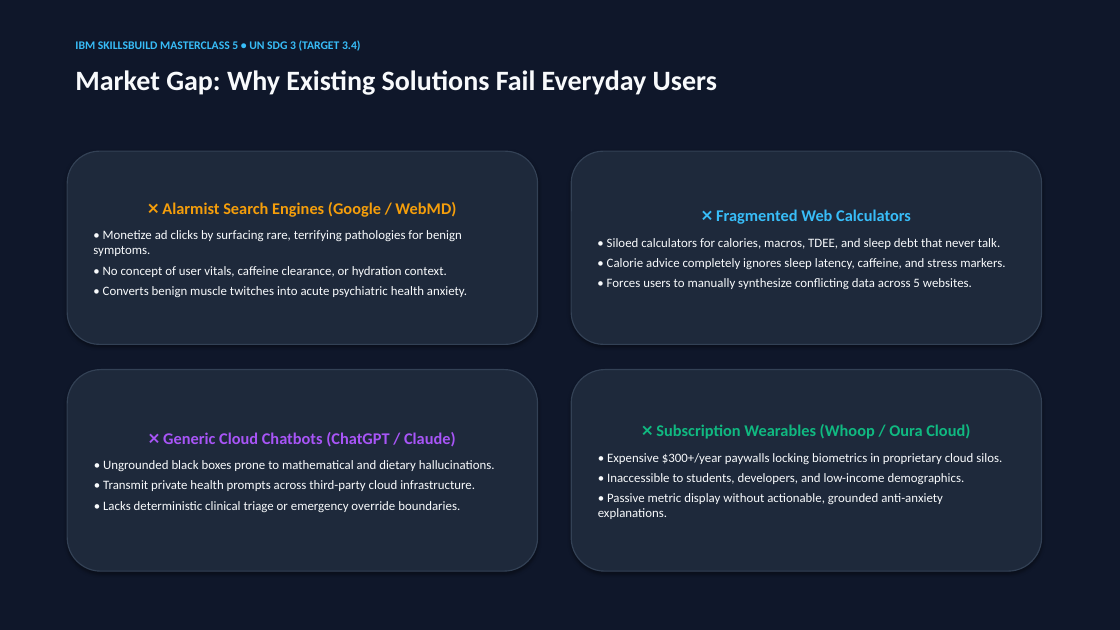
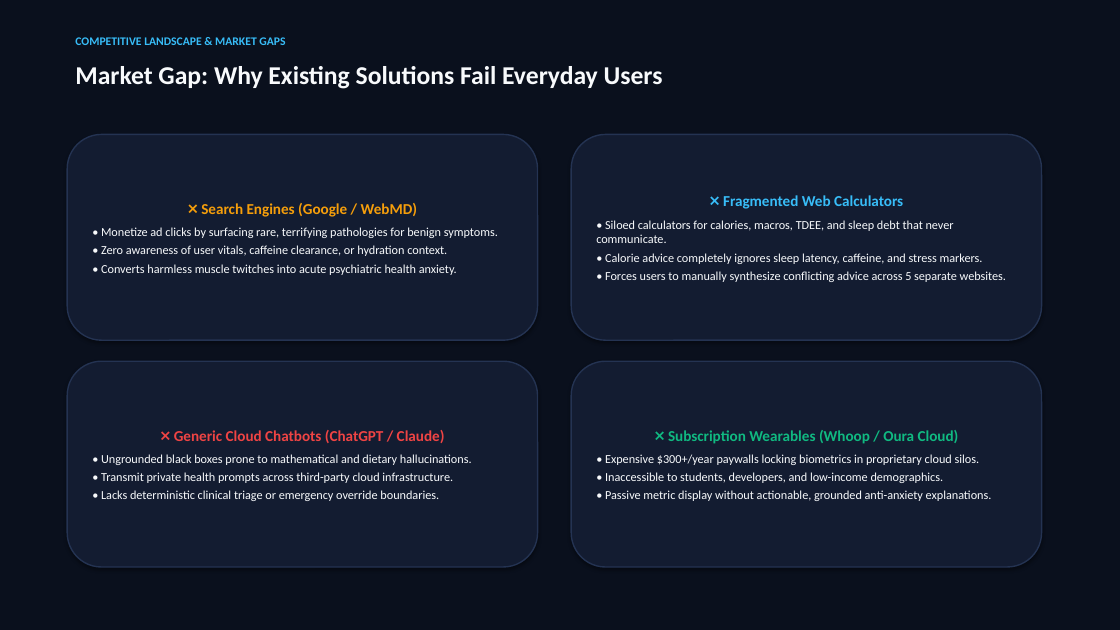
Before and after one commit to Mohammed-Salman-Hussain/VitalSync-AI, a slide deck: slide 3 of VitalSync_AI_Presentation.pptx. Drawn at 1120x630 pixels with LibreOffice and Linux fonts; fonts in the diff are those of the drawing. Boxes give left, top, right and bottom in pixels: in the first picture for what was removed or moved away, otherwise in the second. Text is boxed around its words. In the diff, an @@ line names an element or a change of style, - is before the commit and + after.

```diff
--- a/VitalSync_AI_Presentation.pptx
+++ b/VitalSync_AI_Presentation.pptx
@@ background #0F172A to #0A101D @@
@@ text "Market Gap: Why Existing Solutions ..." at (75,66,663,89): size 24 to 22 pt @@
@@ text at (75,37,285,45): text changed @@
-IBM SKILLSBUILD MASTERCLASS 5 • UN SDG 3 (TARGET 3.4)
+COMPETITIVE LANDSCAPE & MARKET GAPS
@@ rounded rectangle "❌ Search Engines (Google / ..." at (67,134,538,340): fill #1E293B to #131C31; outline #334155 1 pt to #243352 1.2 pt @@
@@ rounded rectangle "❌ Search Engines (Google / ...": place and size @@
-rounded rectangle "❌ Search Engines (Google / ..." at (67,151,538,344)
+rounded rectangle "❌ Search Engines (Google / ..." at (67,134,538,340)
@@ rounded rectangle "❌ Fragmented Web Calculators": place and size @@
-rounded rectangle "❌ Fragmented Web Calculators" at (571,151,1042,344)
+rounded rectangle "❌ Fragmented Web Calculators" at (571,134,1042,340)
@@ rounded rectangle "❌ Fragmented Web Calculators" at (571,134,1042,340): fill #1E293B to #131C31; outline #334155 1 pt to #243352 1.2 pt @@
@@ text in rounded rectangle at (201,203,417,217): text changed; size 14 to 13 pt @@
-❌ Alarmist Search Engines (Google / WebMD)
+❌ Search Engines (Google / WebMD)
@@ text in rounded rectangle at (605,195,983,264): size 14 to 13 pt in "❌ Fragmented Web Calculators"; size 11 to 10.5 pt in "• Calorie advice completely ignores sleep latency, ..."; less space between paragraphs @@
@@ text in rounded rectangle at (101,227,498,238): size 11 to 10.5 pt in "• Monetize ad clicks by surfacing rare, ..."; less space between paragraphs @@
@@ text in rounded rectangle at (596,220,954,243): text changed; size 11 to 10.5 pt @@
-• Siloed calculators for calories, macros, TDEE, and sleep debt that never talk.
+• Siloed calculators for calories, macros, TDEE, and sleep debt that never communicate.
@@ text in rounded rectangle at (101,245,457,275): text changed; size 11 to 10.5 pt @@
-• No concept of user vitals, caffeine clearance, or hydration context.
-• Converts benign muscle twitches into acute psychiatric health anxiety.
+• Zero awareness of user vitals, caffeine clearance, or hydration context.
+• Converts harmless muscle twitches into acute psychiatric health anxiety.
@@ text in rounded rectangle at (605,271,1006,282): text changed; size 11 to 10.5 pt @@
-• Forces users to manually synthesize conflicting data across 5 websites.
+• Forces users to manually synthesize conflicting advice across 5 separate websites.
@@ rounded rectangle "❌ Generic Cloud Chatbots (ChatGPT ...": place and size @@
-rounded rectangle "❌ Generic Cloud Chatbots (ChatGPT ..." at (67,370,538,571)
+rounded rectangle "❌ Generic Cloud Chatbots (ChatGPT ..." at (67,361,538,567)
@@ rounded rectangle "❌ Generic Cloud Chatbots (ChatGPT ..." at (67,361,538,567): size 14 to 13 pt, text colour #A855F7 to #EF4444 in "❌ Generic Cloud Chatbots (ChatGPT / Claude)"; size 11 to 10.5 pt in "• Ungrounded black boxes prone to mathematical ...", "• Transmit private health prompts across third-party ...", "• Lacks deterministic clinical triage or emergency ..."; less space between paragraphs; fill #1E293B to #131C31; outline #334155 1 pt to #243352 1.2 pt @@
@@ rounded rectangle "❌ Subscription Wearables (Whoop / ...": place and size @@
-rounded rectangle "❌ Subscription Wearables (Whoop / ..." at (571,370,1042,571)
+rounded rectangle "❌ Subscription Wearables (Whoop / ..." at (571,361,1042,567)
@@ rounded rectangle "❌ Subscription Wearables (Whoop / ..." at (571,361,1042,567): size 14 to 13 pt in "❌ Subscription Wearables (Whoop / Oura Cloud)"; size 11 to 10.5 pt in "• Expensive $300+/year paywalls locking biometrics in ...", "• Inaccessible to students, developers, and low-income ...", "• Passive metric display without actionable, grounded ..."; less space between paragraphs; fill #1E293B to #131C31; outline #334155 1 pt to #243352 1.2 pt @@
```
Also in this commit, not shown: 5 other slides changed, 4 slides added, 6 slides removed, 5 other files.
